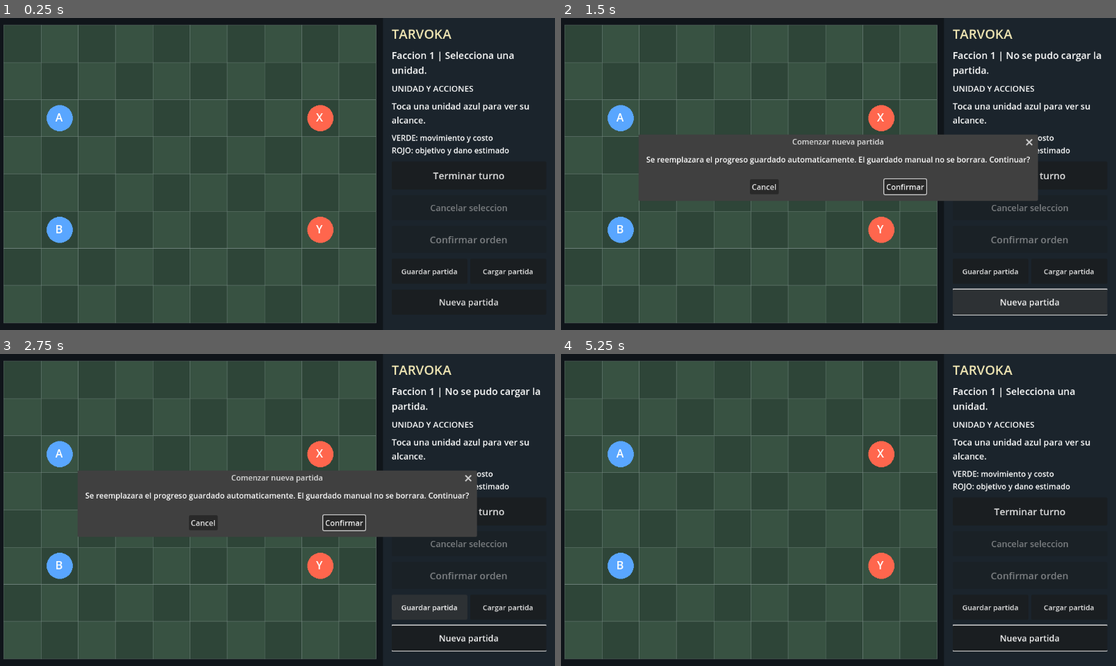
Above: before the commit, frames 1-4 (two rows, left to right).
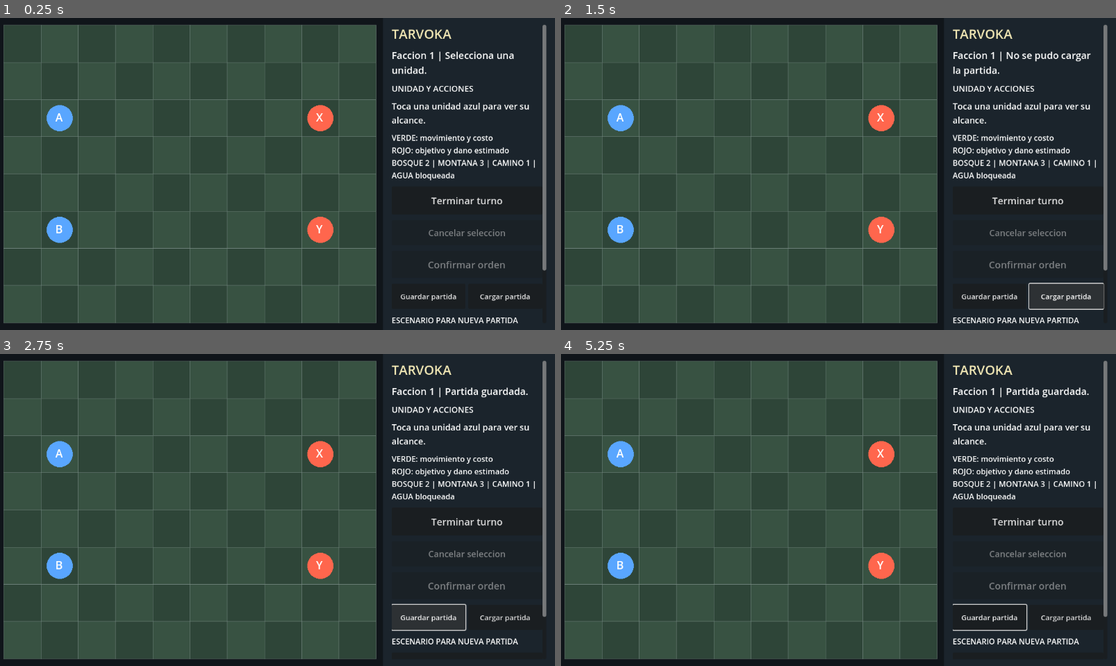
Above: after the commit, the same moments.

Repository: edwinrodri12/Tarvoka
Game: Godot game, scene res://scenes/Main.tscn
The game is run twice, just before and just after one commit, with the same random seed, the same clock (stepped at 60 frames per second) and the same inputs.
Inputs (mouse positions are in pixels of both pictures, inside the frame that each line leads up to):
- Up to frame 1 (0.25 s): no input
- Up to frame 2 (1.5 s): click "Cargar partida" at 0.5 s; click (1032, 301) at 1.25 s, where only the run before the commit has a clickable "Nueva partida"
- Up to frame 3 (2.75 s): click "Guardar partida" at 2 s
- Up to frame 4 (5.25 s): click "Cargar partida" at 2.75 s; click "Guardar partida" at 3.5 s; click (1027, 665) at 4.25 s, where only the run after the commit has a clickable "Campo abierto"; click (905, 522) at 5 s, where only the run before the commit has a clickable "Confirmar"

The runs differ from the first frame. In frame 1, 2.5% of the frame differs, in the area x 70-99%, y 2-98%; in frame 2, 8.2%; in frame 3, 9.4%, in the area x 14-99%, y 2-96%; in frame 4, 4.6%.

Commit message:
feat(ui): select original battlefield on confirmed New Game

Diff:
--- a/scripts/ui/Main.gd
+++ b/scripts/ui/Main.gd
@@ -1,6 +1,7 @@
 extends Control
 
 const BoardScript = preload("res://scripts/ui/TouchBoard.gd")
+const Scenarios = preload("res://scripts/core/Scenarios.gd")
 
 var board: Control
 var status_label: Label
@@ -11,6 +12,7 @@
 var cancel_button: Button
 var confirm_button: Button
 var new_game_dialog: ConfirmationDialog
+var scenario_picker: OptionButton
 
 # Named controls are exposed for headless layout and victory-state regressions.
 var main_layout: BoxContainer
@@ -129,7 +131,7 @@
     panel.add_child(unit_label)
 
     var legend := Label.new()
-    legend.text = "VERDE: movimiento y costo\nROJO: objetivo y dano estimado"
+    legend.text = "VERDE: movimiento y costo\nROJO: objetivo y dano estimado\nBOSQUE 2 | MONTANA 3 | CAMINO 1 | AGUA bloqueada"
     legend.autowrap_mode = TextServer.AUTOWRAP_WORD_SMART
     legend.add_theme_font_size_override("font_size", 16)
     panel.add_child(legend)
@@ -172,6 +174,18 @@
     load_button.add_theme_font_size_override("font_size", 15)
     load_button.pressed.connect(_load_game)
     saves.add_child(load_button)
+
+    var scenario_heading := Label.new()
+    scenario_heading.text = "ESCENARIO PARA NUEVA PARTIDA"
+    scenario_heading.add_theme_font_size_override("font_size", 16)
+    panel.add_child(scenario_heading)
+    scenario_picker = OptionButton.new()
+    scenario_picker.custom_minimum_size.y = 54
+    scenario_picker.add_theme_font_size_override("font_size", 17)
+    for id in range(Scenarios.LABELS.size()):
+        scenario_picker.add_item(Scenarios.label(id), id)
+    scenario_picker.select(board.current_scenario_id)
+    panel.add_child(scenario_picker)
 
     var restart_button := Button.new()
     restart_button.text = "Nueva partida"
@@ -240,15 +254,17 @@
     board.save_game()
 
 func _load_game() -> void:
-    board.load_game()
+    if board.load_game():
+        scenario_picker.select(board.current_scenario_id)
 
 func _new_game() -> void:
+    new_game_dialog.dialog_text = "Iniciar %s? Esto reemplazara el autoguardado. La partida guardada manualmente se conserva." % Scenarios.label(scenario_picker.get_selected_id())
     # Avoid opening a native modal in the headless test runner.
     if DisplayServer.get_name() != "headless":
         new_game_dialog.popup_centered()
 
 func _confirm_new_game() -> void:
-    board.new_game()
+    board.new_game(scenario_picker.get_selected_id())
 
 func _cancel_selection() -> void:
     board.cancel_selection()
